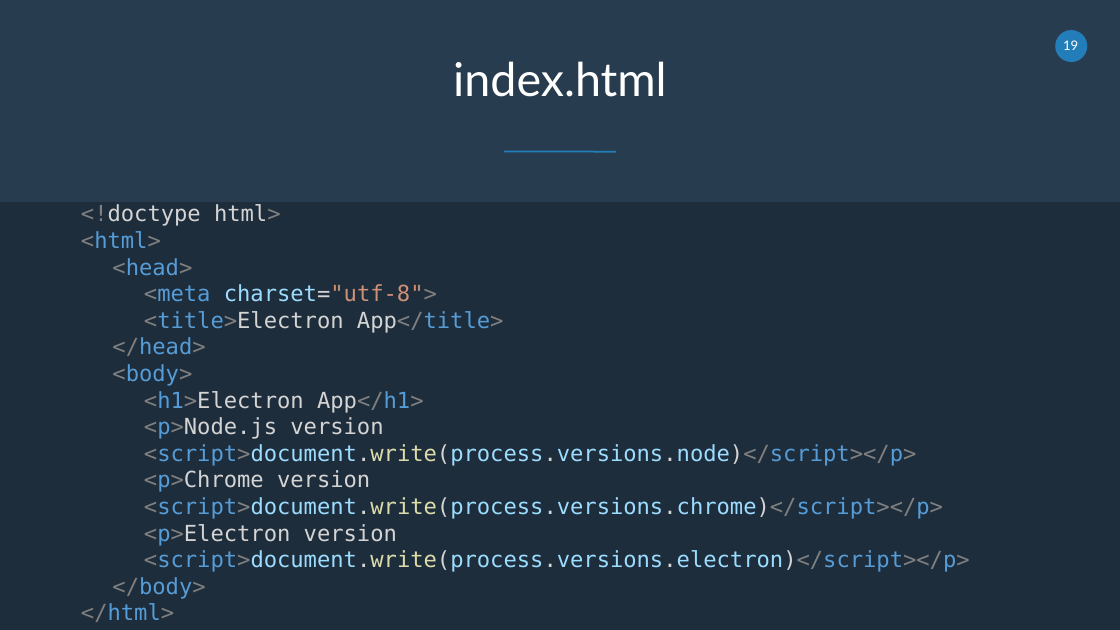
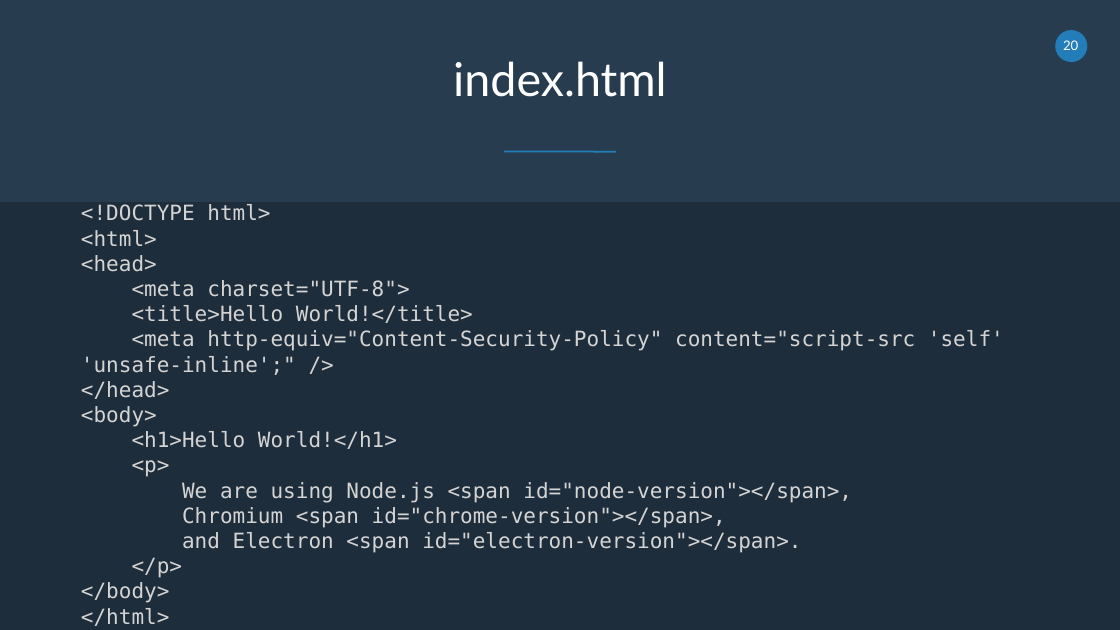
Before and after one commit to cwoodruff/electron_demos, a slide deck: slide 20 of Electron Desktop Development for Web Developers.pptx (slide 19 before the commit). Drawn at 1120x630 pixels with LibreOffice and Linux fonts; fonts in the diff are those of the drawing. Boxes give left, top, right and bottom in pixels: in the first picture for what was removed or moved away, otherwise in the second. Text is boxed around its words. In the diff, an @@ line names an element or a change of style, - is before the commit and + after.

```diff
--- a/Electron Desktop Development for Web Developers.pptx
+++ b/Electron Desktop Development for Web Developers.pptx
@@ page number at [1063,40,1078,50]: text changed @@
-19
+20
@@ text at [81,204,270,221]: text changed; size 19 to 18 pt @@
-<!doctype html>
+<!DOCTYPE html>
@@ text at [81,230,169,626]: size 19 to 18 pt, text colour #808080 to #D4D4D4, text colour #569CD6 to #D4D4D4 in "<html>", "<head>", "</head>", "<body>" and 2 more places; list level 2 to 1 in "<head>"; list level 2 to 1 in "</head>"; list level 2 to 1 in "<body>"; list level 2 to 1 in "</body>" @@
@@ text at [81,280,1004,375]: text changed; size 19 to 18 pt; text colour #569CD6 to #D4D4D4 @@
-    <meta charset="utf-8">
-    <title>Electron App</title>
+<meta charset="UTF-8">
+<title>Hello World!</title>
+<meta http-equiv="Content-Security-Policy" content="script-src 'self' 'unsafe-inline';" />
@@ text at [132,431,852,578]: text changed; size 19 to 18 pt; text colour #9CDCFE to #D4D4D4 @@
-    <h1>Electron App</h1>
-    <p>Node.js version <script>document.write(process.versions.node)</script></p>
-    <p>Chrome version <script>document.write(process.versions.chrome)</script></p>
-    <p>Electron version <script>document.write(process.versions.electron)</script></p>
+<h1>Hello World!</h1>
+<p>
+We are using Node.js <span id="node-version"></span>,
+Chromium <span id="chrome-version"></span>,
+and Electron <span id="electron-version"></span>.
+</p>
```
Also in this commit, not shown: 7 other slides changed, 1 slide added.
